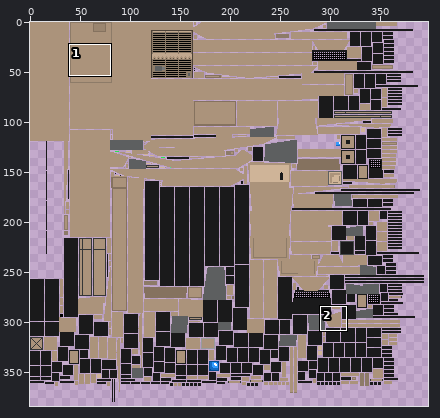
Two states of a sprite sheet, doodle tank Resources/textures/entity/centurion_action_x/default.png. Above: a wide view before the commit, with the close-up outlined.
Close-up. Old version:
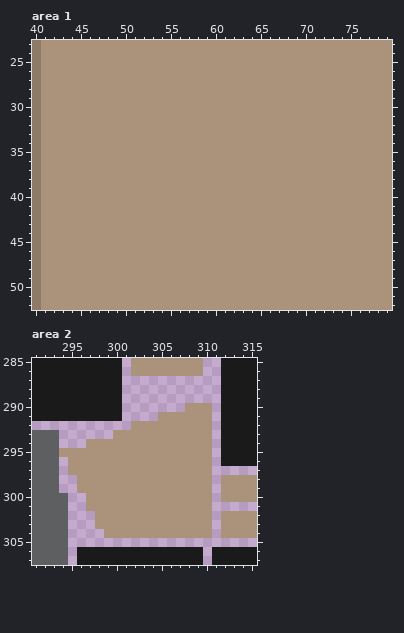
The file is 512x512 pixels. Colours within 5 levels of each other are drawn and written as one. Shown: area 1: x 40..79, y 23..52; area 2: x 291..315, y 285..307. The wide view leaves out empty margins. The commit also changed other parts of the picture, which this record leaves out.
Once edited:
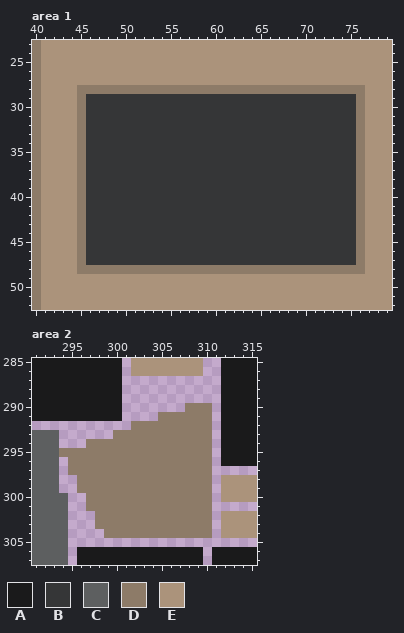
Palette (. is transparent): A #1a1a1b  B #353637  C #5d5f60  D #8d7b68  E #ab937b
Change:
--- area 1
@@ x 40..79 @@
 27 DEEEEEEEEEEEEEEEEEEEEEEEEEEEEEEEEEEEEEEE
-28 DEEEEEEEEEEEEEEEEEEEEEEEEEEEEEEEEEEEEEEE
-29 DEEEEEEEEEEEEEEEEEEEEEEEEEEEEEEEEEEEEEEE
-30 DEEEEEEEEEEEEEEEEEEEEEEEEEEEEEEEEEEEEEEE
-31 DEEEEEEEEEEEEEEEEEEEEEEEEEEEEEEEEEEEEEEE
-32 DEEEEEEEEEEEEEEEEEEEEEEEEEEEEEEEEEEEEEEE
-33 DEEEEEEEEEEEEEEEEEEEEEEEEEEEEEEEEEEEEEEE
-34 DEEEEEEEEEEEEEEEEEEEEEEEEEEEEEEEEEEEEEEE
-35 DEEEEEEEEEEEEEEEEEEEEEEEEEEEEEEEEEEEEEEE
-36 DEEEEEEEEEEEEEEEEEEEEEEEEEEEEEEEEEEEEEEE
-37 DEEEEEEEEEEEEEEEEEEEEEEEEEEEEEEEEEEEEEEE
-38 DEEEEEEEEEEEEEEEEEEEEEEEEEEEEEEEEEEEEEEE
-39 DEEEEEEEEEEEEEEEEEEEEEEEEEEEEEEEEEEEEEEE
-40 DEEEEEEEEEEEEEEEEEEEEEEEEEEEEEEEEEEEEEEE
-41 DEEEEEEEEEEEEEEEEEEEEEEEEEEEEEEEEEEEEEEE
-42 DEEEEEEEEEEEEEEEEEEEEEEEEEEEEEEEEEEEEEEE
-43 DEEEEEEEEEEEEEEEEEEEEEEEEEEEEEEEEEEEEEEE
-44 DEEEEEEEEEEEEEEEEEEEEEEEEEEEEEEEEEEEEEEE
-45 DEEEEEEEEEEEEEEEEEEEEEEEEEEEEEEEEEEEEEEE
-46 DEEEEEEEEEEEEEEEEEEEEEEEEEEEEEEEEEEEEEEE
-47 DEEEEEEEEEEEEEEEEEEEEEEEEEEEEEEEEEEEEEEE
-48 DEEEEEEEEEEEEEEEEEEEEEEEEEEEEEEEEEEEEEEE
+28 DEEEEDDDDDDDDDDDDDDDDDDDDDDDDDDDDDDDDEEE
+29 DEEEEDBBBBBBBBBBBBBBBBBBBBBBBBBBBBBBDEEE
+30 DEEEEDBBBBBBBBBBBBBBBBBBBBBBBBBBBBBBDEEE
+31 DEEEEDBBBBBBBBBBBBBBBBBBBBBBBBBBBBBBDEEE
+32 DEEEEDBBBBBBBBBBBBBBBBBBBBBBBBBBBBBBDEEE
+33 DEEEEDBBBBBBBBBBBBBBBBBBBBBBBBBBBBBBDEEE
+34 DEEEEDBBBBBBBBBBBBBBBBBBBBBBBBBBBBBBDEEE
+35 DEEEEDBBBBBBBBBBBBBBBBBBBBBBBBBBBBBBDEEE
+36 DEEEEDBBBBBBBBBBBBBBBBBBBBBBBBBBBBBBDEEE
+37 DEEEEDBBBBBBBBBBBBBBBBBBBBBBBBBBBBBBDEEE
+38 DEEEEDBBBBBBBBBBBBBBBBBBBBBBBBBBBBBBDEEE
+39 DEEEEDBBBBBBBBBBBBBBBBBBBBBBBBBBBBBBDEEE
+40 DEEEEDBBBBBBBBBBBBBBBBBBBBBBBBBBBBBBDEEE
+41 DEEEEDBBBBBBBBBBBBBBBBBBBBBBBBBBBBBBDEEE
+42 DEEEEDBBBBBBBBBBBBBBBBBBBBBBBBBBBBBBDEEE
+43 DEEEEDBBBBBBBBBBBBBBBBBBBBBBBBBBBBBBDEEE
+44 DEEEEDBBBBBBBBBBBBBBBBBBBBBBBBBBBBBBDEEE
+45 DEEEEDBBBBBBBBBBBBBBBBBBBBBBBBBBBBBBDEEE
+46 DEEEEDBBBBBBBBBBBBBBBBBBBBBBBBBBBBBBDEEE
+47 DEEEEDBBBBBBBBBBBBBBBBBBBBBBBBBBBBBBDEEE
+48 DEEEEDDDDDDDDDDDDDDDDDDDDDDDDDDDDDDDDEEE
 49 DEEEEEEEEEEEEEEEEEEEEEEEEEEEEEEEEEEEEEEE
--- area 2
@@ x 291..315 @@
 289 AAAAAAAAAA...........AAAA
-290 AAAAAAAAAA.......EEE.AAAA
-291 AAAAAAAAAA....EEEEEE.AAAA
-292 ...........EEEEEEEEE.AAAA
-293 CCC......EEEEEEEEEEE.AAAA
-294 CCC...EEEEEEEEEEEEEE.AAAA
-295 CCCEEEEEEEEEEEEEEEEE.AAAA
-296 CCC.EEEEEEEEEEEEEEEE.AAAA
-297 CCC.EEEEEEEEEEEEEEEE.....
-298 CCC..EEEEEEEEEEEEEEE.EEEE
-299 CCC..EEEEEEEEEEEEEEE.EEEE
-300 CCCC..EEEEEEEEEEEEEE.EEEE
-301 CCCC..EEEEEEEEEEEEEE.....
-302 CCCC...EEEEEEEEEEEEE.EEEE
-303 CCCC...EEEEEEEEEEEEE.EEEE
-304 CCCC....EEEEEEEEEEEE.EEEE
+290 AAAAAAAAAA.......DDD.AAAA
+291 AAAAAAAAAA....DDDDDD.AAAA
+292 ...........DDDDDDDDD.AAAA
+293 CCC......DDDDDDDDDDD.AAAA
+294 CCC...DDDDDDDDDDDDDD.AAAA
+295 CCCDDDDDDDDDDDDDDDDD.AAAA
+296 CCC.DDDDDDDDDDDDDDDD.AAAA
+297 CCC.DDDDDDDDDDDDDDDD.....
+298 CCC..DDDDDDDDDDDDDDD.EEEE
+299 CCC..DDDDDDDDDDDDDDD.EEEE
+300 CCCC..DDDDDDDDDDDDDD.EEEE
+301 CCCC..DDDDDDDDDDDDDD.....
+302 CCCC...DDDDDDDDDDDDD.EEEE
+303 CCCC...DDDDDDDDDDDDD.EEEE
+304 CCCC....DDDDDDDDDDDD.EEEE
 305 CCCC.....................
